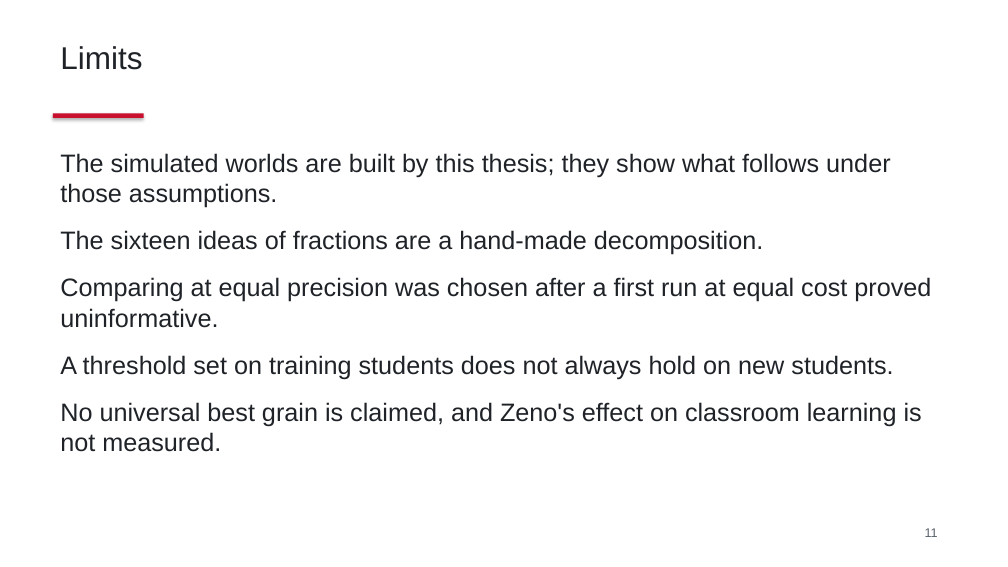
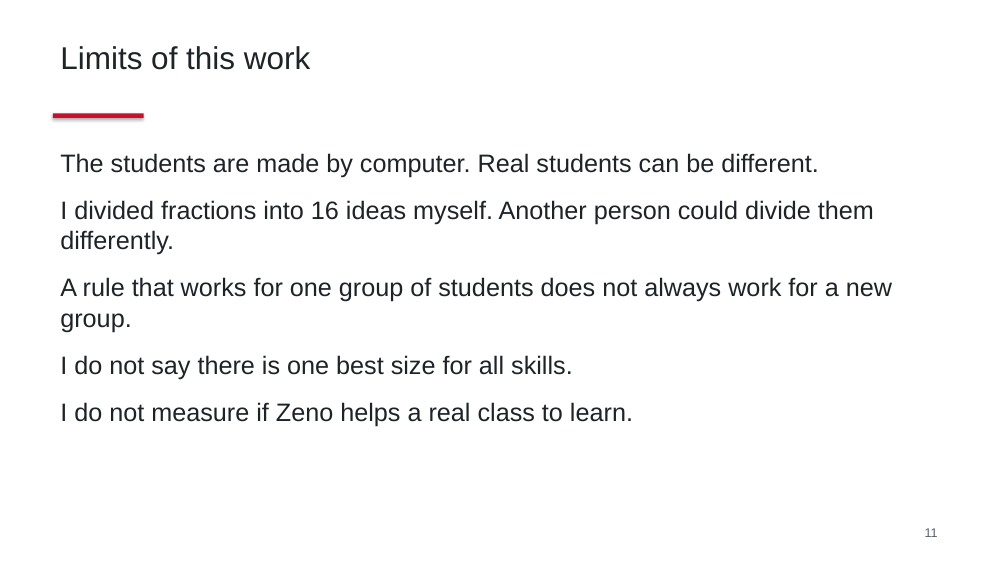
Before and after one commit to DavidTbilisi/zeno-math, a slide deck: slide 11 of docs/thesis/preliminary-defense.pptx. Drawn at 1008x567 pixels with LibreOffice and Linux fonts; fonts in the diff are those of the drawing. Boxes give left, top, right and bottom in pixels: in the first picture for what was removed or moved away, otherwise in the second. Text is boxed around its words. In the diff, an @@ line names an element or a change of style, - is before the commit and + after.

```diff
--- a/docs/thesis/preliminary-defense.pptx
+++ b/docs/thesis/preliminary-defense.pptx
@@ text at (x1=60, y1=46, x2=310, y2=70): text changed @@
-Limits
+Limits of this work
@@ text at (x1=60, y1=153, x2=892, y2=426): text changed @@
-The simulated worlds are built by this thesis; they show what follows under those assumptions.
-The sixteen ideas of fractions are a hand-made decomposition.
-Comparing at equal precision was chosen after a first run at equal cost proved uninformative.
-A threshold set on training students does not always hold on new students.
-No universal best grain is claimed, and Zeno's effect on classroom learning is not measured.
+The students are made by computer. Real students can be different.
+I divided fractions into 16 ideas myself. Another person could divide them differently.
+A rule that works for one group of students does not always work for a new group.
+I do not say there is one best size for all skills.
+I do not measure if Zeno helps a real class to learn.
```
Also in this commit, not shown: 10 other slides changed, 2 other files.
